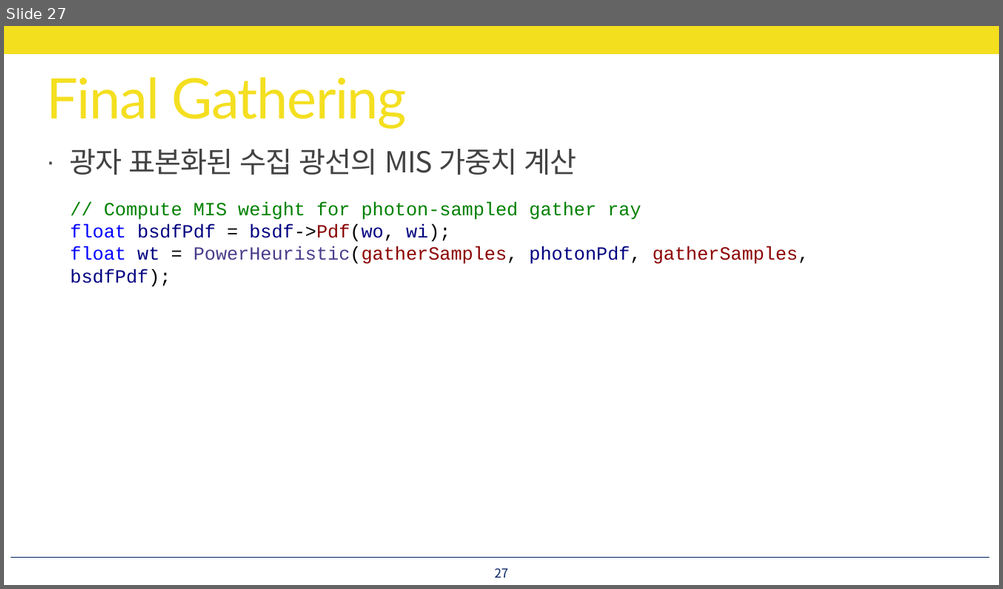
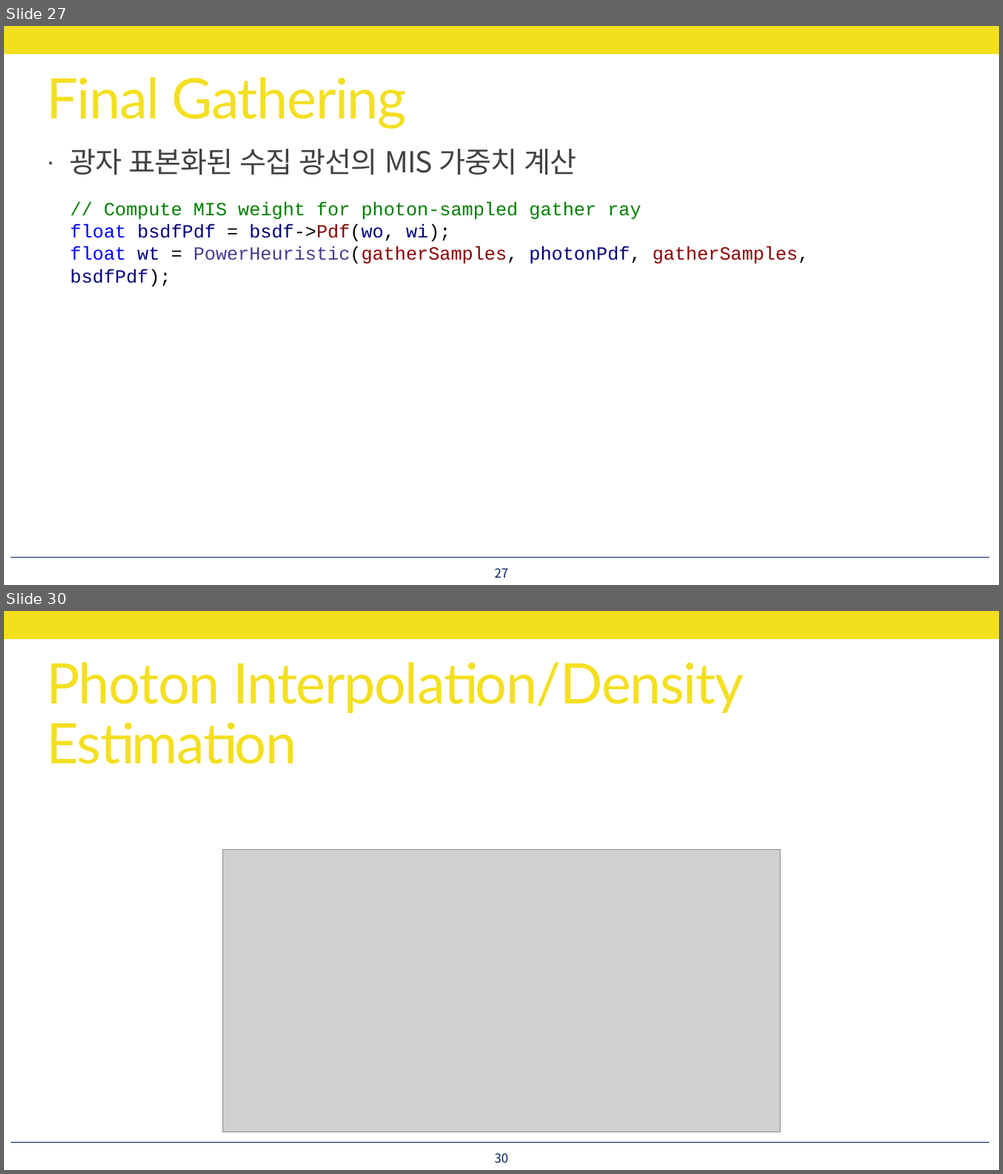
Before and after one commit to utilForever/PBRStudy, a slide deck: Physically Based Rendering - Chapter 15, Part 6.pptx. Shown one above the other, each under a label of ours: slide 27 before the commit, slides 27 and 30 after it; the slides between them are not shown. The pictures are 1003x589 and 1003x1174 pixels, drawn with LibreOffice and Linux fonts; fonts in the diff are those of the drawing; grey boxes stand for pictures. Boxes give left, top, right and bottom in pixels: in the first picture for what was removed or moved away, otherwise in the second. Text is boxed around its words. In the diff, an @@ line names an element or a change of style, - is before the commit and + after.

```diff
--- a/Physically Based Rendering - Chapter 15, Part 6.pptx
+++ b/Physically Based Rendering - Chapter 15, Part 6.pptx
@@ slide 30 added at bbox=[4, 611, 999, 1170], background #FFFFFF; not listed: 2 template elements that a slide beside it also shows @@
@@ title added at bbox=[46, 662, 744, 764], 54 pt, text #F4DF1E @@
+Photon Interpolation/Density Estimation
@@ picture added at bbox=[222, 850, 781, 1133] @@
@@ page number added at bbox=[495, 1153, 509, 1164], 12 pt, text #002060 @@
+30
```
Also in this commit, not shown: 1 slide changed, 12 other slides added.
